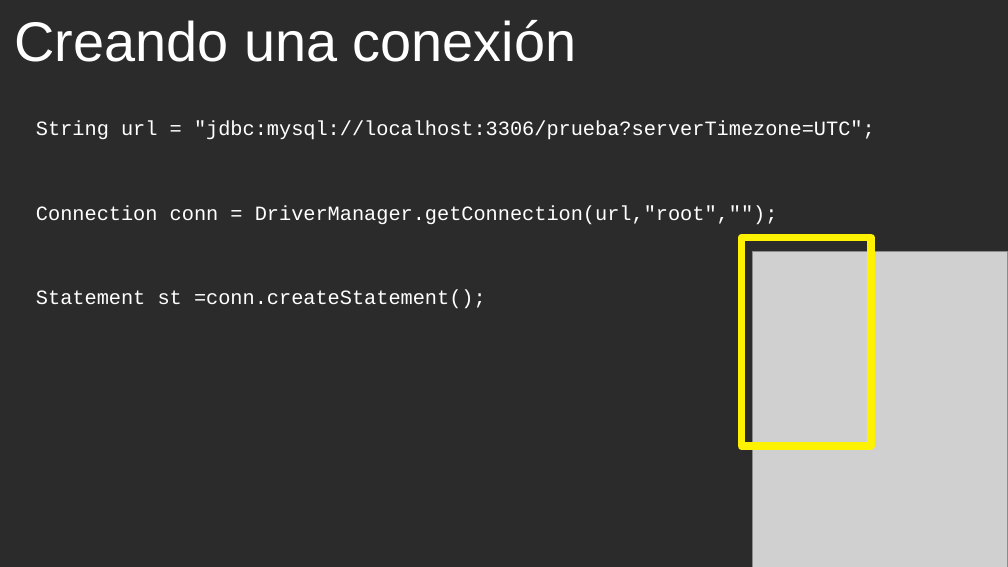
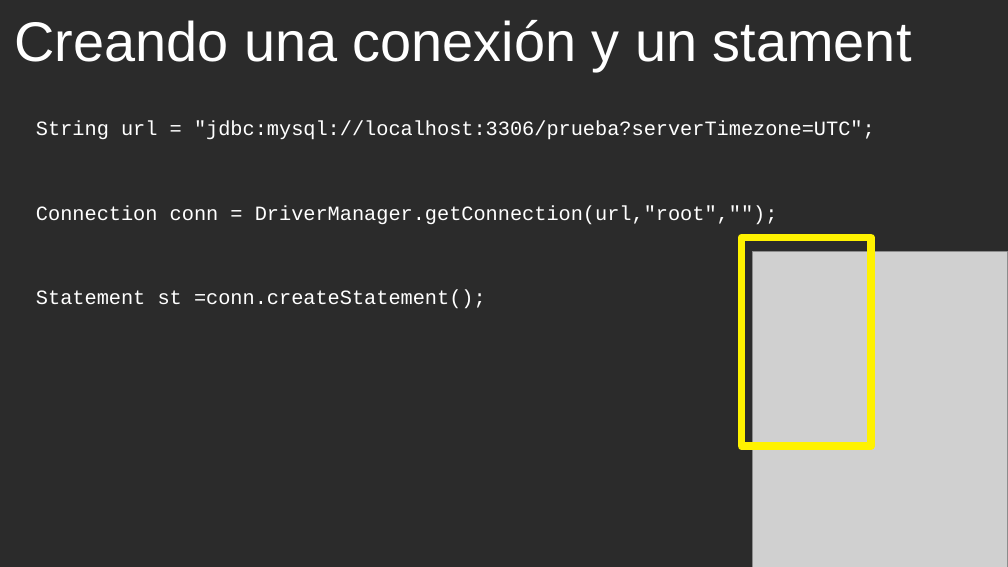
Before and after one commit to cmorenoruiz/ApuntesProgramacion, a slide deck: slide 25 of Unidad 13 Acceso a Bases de Datos/Acceso a BD Presentación para clase.odp. Drawn at 1008x567 pixels with LibreOffice and Linux fonts; fonts in the diff are those of the drawing; grey boxes stand for pictures; background and template pictures are left out; a plain dark background stands for a picture behind light text. Boxes give left, top, right and bottom in pixels: in the first picture for what was removed or moved away, otherwise in the second. Text is boxed around its words. In the diff, an @@ line names an element or a change of style, - is before the commit and + after.

```diff
--- a/Unidad 13 Acceso a Bases de Datos/Acceso a BD Presentación para clase.odp
+++ b/Unidad 13 Acceso a Bases de Datos/Acceso a BD Presentación para clase.odp
@@ title at [14,20,912,71]: text changed @@
-Creando una conexión
+Creando una conexión y un stament
```
Also in this commit, not shown: 2 other slides changed.
